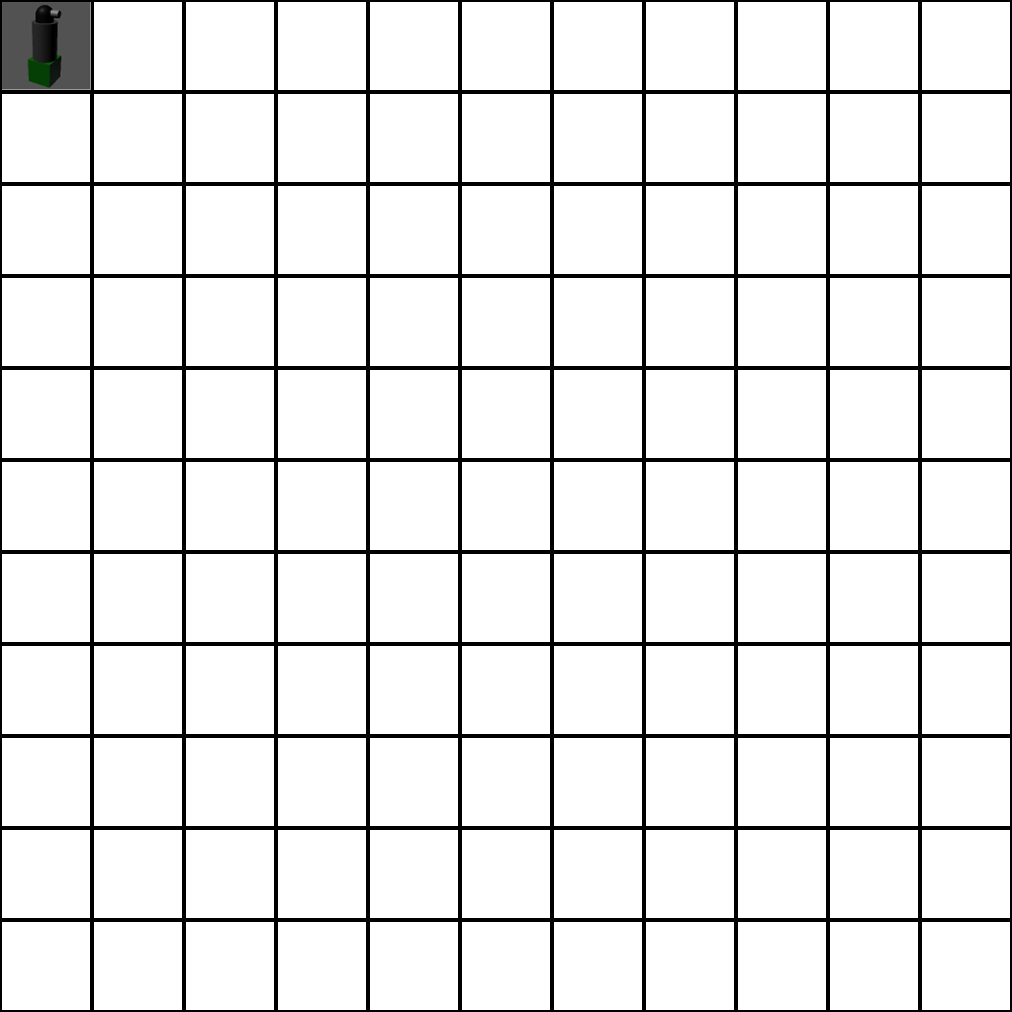
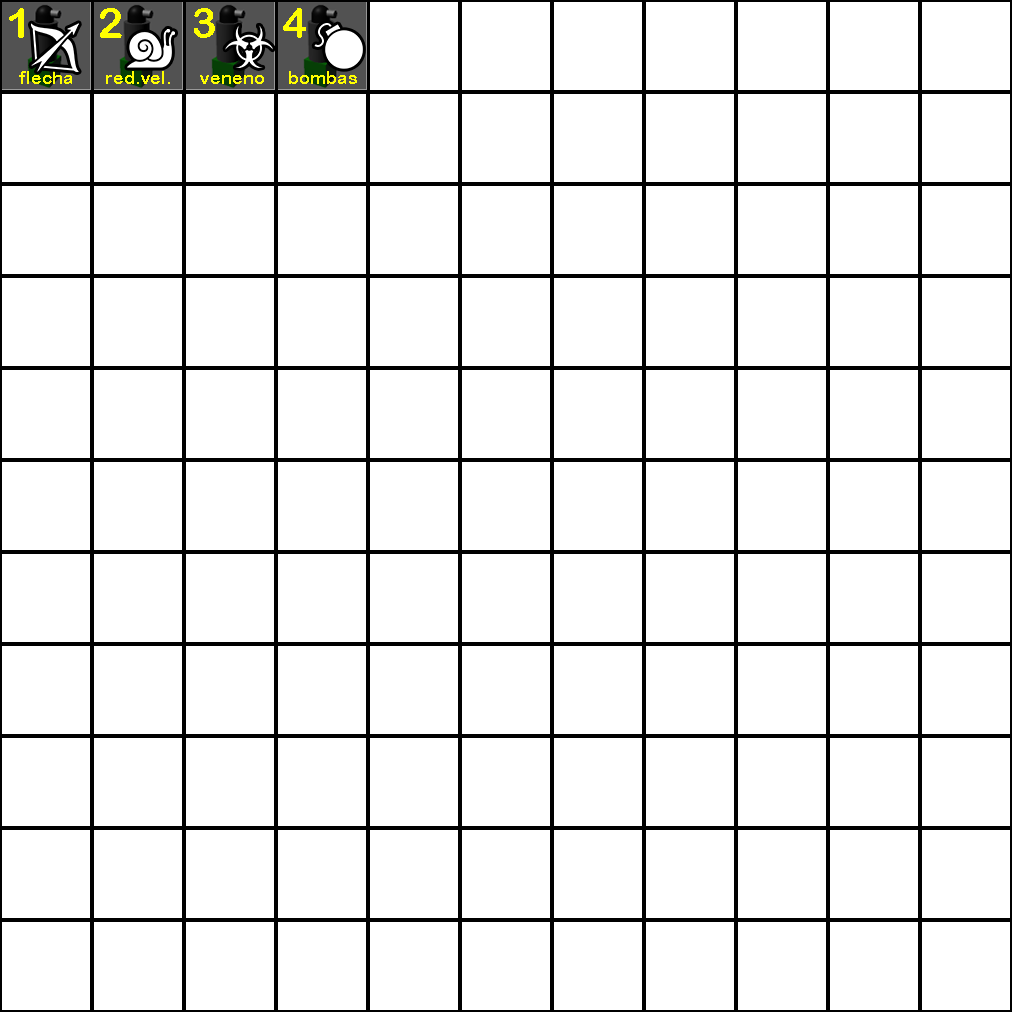
Layer changes from the first 1012 x 1012 image to the second:
added group "0-1" with 4 layers above "0-2" over (x1=9, y1=8, x2=82, y2=84)
added layer "high-shot" in group "0-1" over (x1=31, y1=23, x2=79, y2=72)
added layer "flecha" in group "0-1" over (x1=19, y1=71, x2=72, y2=84)
added layer "1" in group "0-1" over (x1=9, y1=8, x2=24, y2=38)
moved "Capa 1" into group "0-1" over (x1=9, y1=8, x2=82, y2=84)
added group "0-2" with 4 layers above "0-3" over (x1=94, y1=2, x2=183, y2=90)
added layer "snail" in group "0-2" over (x1=127, y1=29, x2=175, y2=68)
added layer "red.vel." in group "0-2" over (x1=106, y1=71, x2=170, y2=84)
added layer "2" in group "0-2" over (x1=100, y1=8, x2=122, y2=38)
added layer "Capa 1 copia" in group "0-2" over (x1=94, y1=2, x2=183, y2=90)
added group "0-3" with 4 layers above "0-4" over (x1=186, y1=2, x2=275, y2=90)
added layer "veneno" in group "0-3" over (x1=200, y1=75, x2=264, y2=84)
added layer "3" in group "0-3" over (x1=194, y1=8, x2=215, y2=38)
added layer "biohazard" in group "0-3" over (x1=225, y1=25, x2=273, y2=68)
added layer "Capa 1 copia 2" in group "0-3" over (x1=186, y1=2, x2=275, y2=90)
added group "0-4" with 4 layers above "Rectángulo 1 copia 16" over (x1=278, y1=2, x2=367, y2=90)
added layer "bombas" in group "0-4" over (x1=289, y1=71, x2=357, y2=84)
added layer "4" in group "0-4" over (x1=283, y1=8, x2=306, y2=38)
added layer "unlit-bomb" in group "0-4" over (x1=314, y1=23, x2=363, y2=69)
added layer "Capa 1 copia 3" in group "0-4" over (x1=278, y1=2, x2=367, y2=90)
